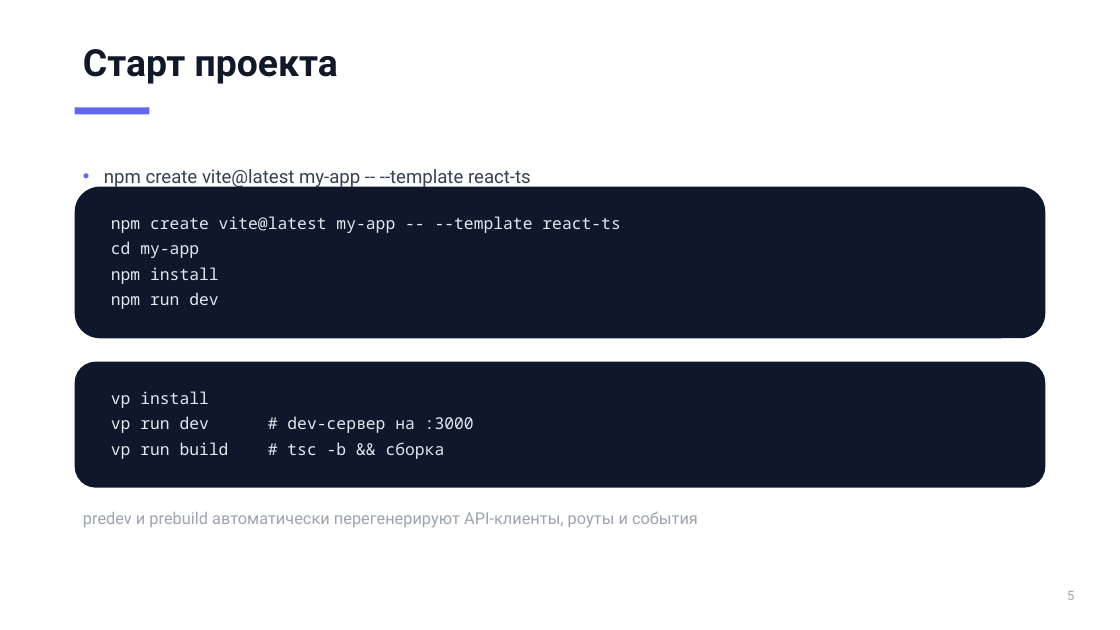
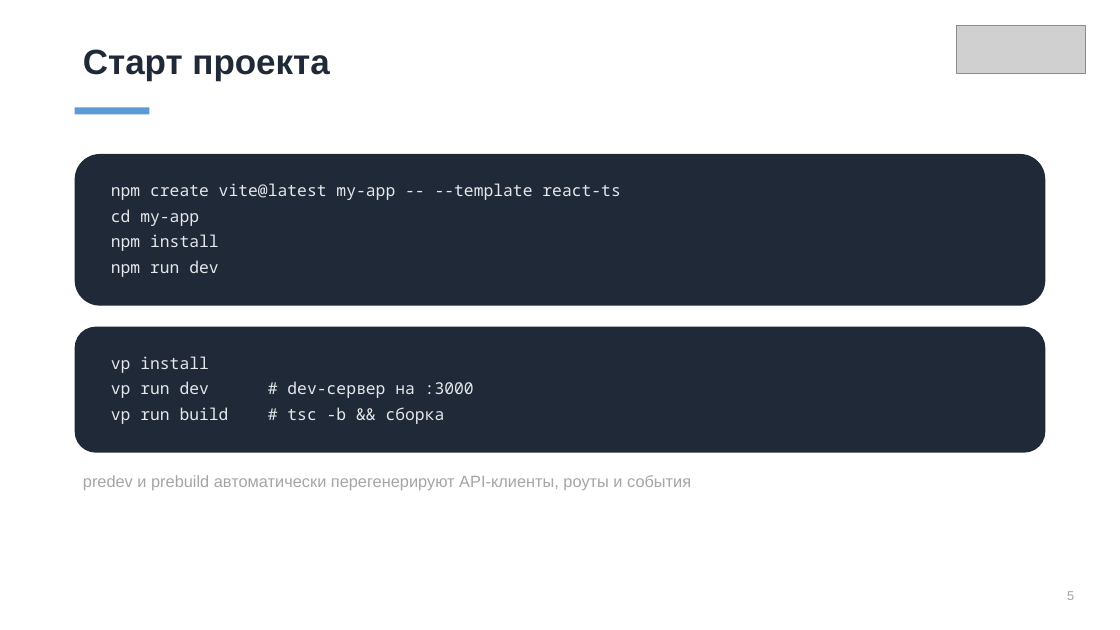
Before and after one commit to ErnandesDaniel/mephi-higher-engineering-school-lectures, a slide deck: slide 5 of lecture-1/modern-frontend-tooling.pptx. Drawn at 1120x630 pixels with LibreOffice and Linux fonts; fonts in the diff are those of the drawing; grey boxes stand for pictures. Boxes give left, top, right and bottom in pixels: in the first picture for what was removed or moved away, otherwise in the second. Text is boxed around its words. In the diff, an @@ line names an element or a change of style, - is before the commit and + after.

Commit message:
style: redo deck with template theme (Office/Arial) and template images

```diff
--- a/lecture-1/modern-frontend-tooling.pptx
+++ b/lecture-1/modern-frontend-tooling.pptx
@@ picture added at [957, 26, 1086, 74] @@
@@ text "Старт проекта" at [83, 49, 329, 80]: size 32 to 30 pt, font Roboto to Arial, text colour #111827 to #1F2937 @@
@@ rectangle at [75, 108, 150, 114]: fill #6366F1 to #5B9BD5 @@
@@ rounded rectangle at [75, 154, 1046, 306]: fill #0F172A to #1F2937 @@
@@ text "npm create vite@latest my-app -- ...": place and size @@
-text "npm create vite@latest my-app -- ..." at [111, 216, 620, 309]
+text "npm create vite@latest my-app -- ..." at [111, 183, 620, 277]
@@ text "npm create vite@latest my-app -- ..." at [111, 183, 620, 277]: text colour #E2E8F0 to #E5E7EB @@
@@ text removed at [104, 169, 531, 189] @@
-• npm create vite@latest my-app -- --template react-ts
@@ 2 texts, 2 rounded rectangles: place and size @@
-2 texts, 2 rounded rectangles at [75, 187, 1046, 528]
+2 texts, 2 rounded rectangles at [75, 154, 1046, 490]
@@ rounded rectangle at [75, 327, 1046, 453]: fill #0F172A to #1F2937 @@
@@ text "vp install" at [111, 356, 474, 424]: text colour #E2E8F0 to #E5E7EB @@
@@ text "predev и prebuild автоматически перегенерируют ..." at [83, 475, 691, 490]: font Roboto to Arial, text colour #9CA3AF to #A5A5A5 @@
@@ text "5" at [1067, 591, 1074, 600]: font Roboto to Arial, text colour #9CA3AF to #A5A5A5 @@
```
Also in this commit, not shown: 39 other slides changed, 1 other file.
